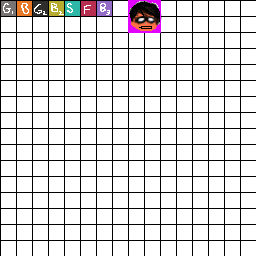
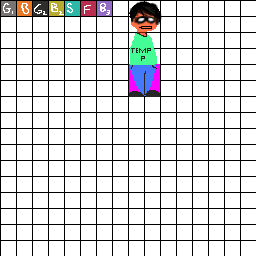
The second 256x256 image is a revision of the first. Changes to its layers:
painted on "Layer 3" over [128,0,161,97]
